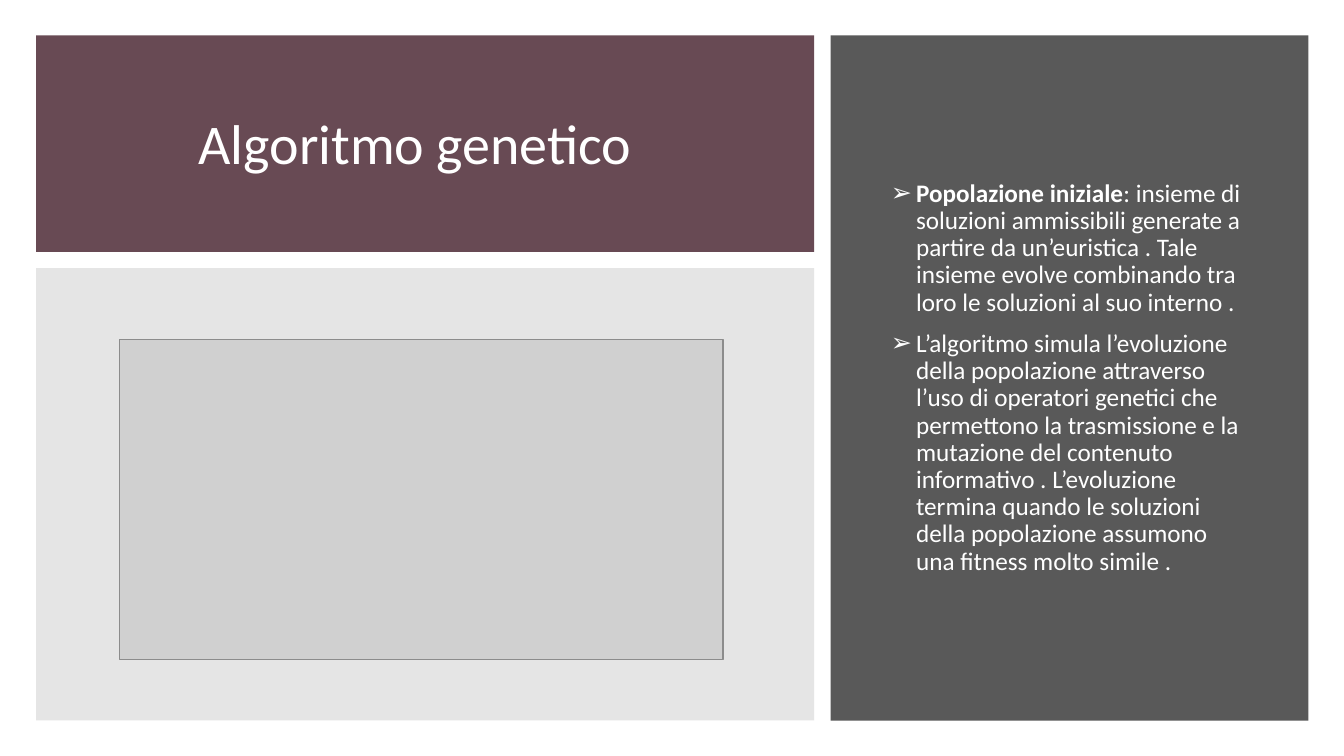
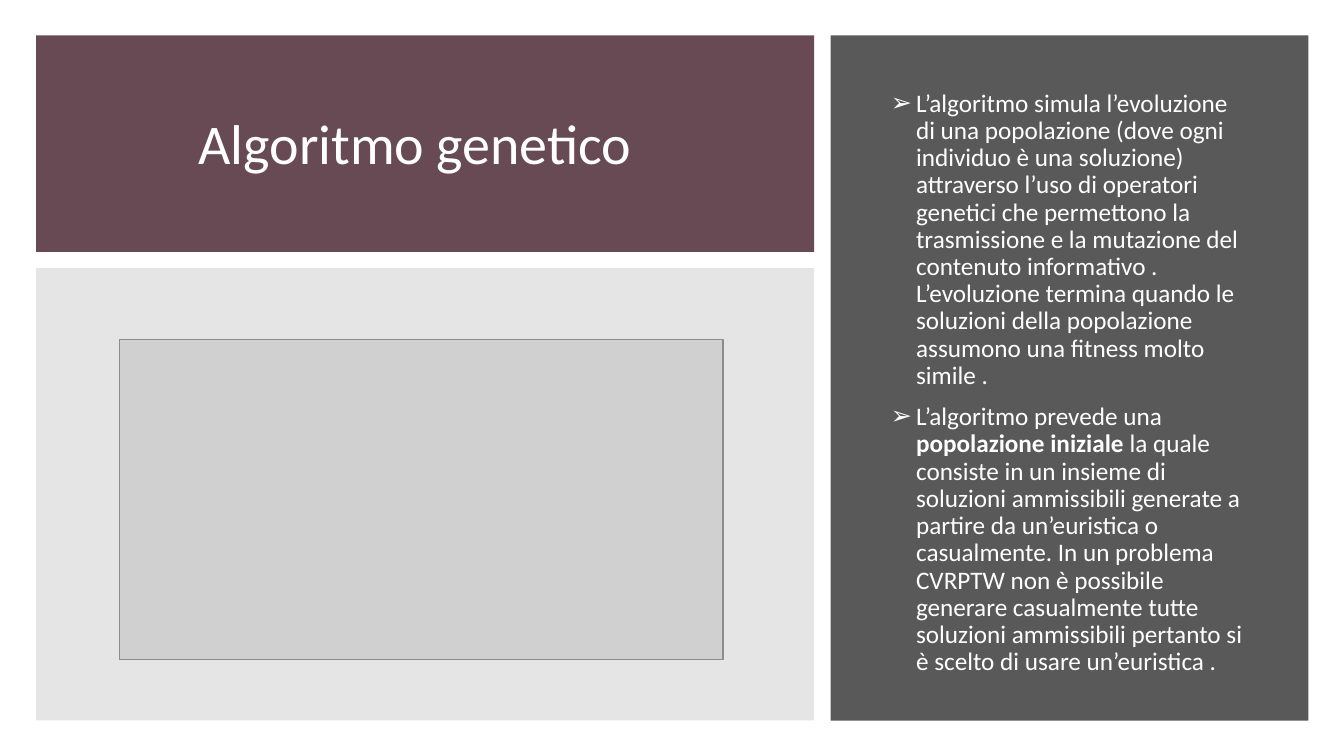
Before and after one commit to gdr-98/Greedy-heuristics-and-genetic-algorithm-for-a-CVRPTW-problem-resolution-, a slide deck: slide 6 of Power_point_nik.pptx (slide 4 before the commit). Drawn at 1344x756 pixels with LibreOffice and Linux fonts; fonts in the diff are those of the drawing; grey boxes stand for pictures. Boxes give left, top, right and bottom in pixels: in the first picture for what was removed or moved away, otherwise in the second. Text is boxed around its words. In the diff, an @@ line names an element or a change of style, - is before the commit and + after.

Commit message:
Add files via upload
Aggiunte slide sull'euristica e ridisposizione di alcune slide

```diff
--- a/Power_point_nik.pptx
+++ b/Power_point_nik.pptx
@@ text at [916,94,1242,670]: text changed @@
-➢ Popolazione iniziale: insieme di soluzioni ammissibili generate a partire da un’euristica . Tale insieme evolve combinando tra loro le soluzioni al suo interno .
-➢ L’algoritmo simula l’evoluzione della popolazione attraverso l’uso di operatori genetici che permettono la trasmissione e la mutazione del contenuto informativo . L’evoluzione termina quando le soluzioni della popolazione assumono una fitness molto simile .
+➢ L’algoritmo simula l’evoluzione di una popolazione (dove ogni individuo è una soluzione) attraverso l’uso di operatori genetici che permettono la trasmissione e la mutazione del contenuto informativo . L’evoluzione termina quando le soluzioni della popolazione assumono una fitness molto simile .
+➢ L’algoritmo prevede una popolazione iniziale la quale consiste in un insieme di soluzioni ammissibili generate a partire da un’euristica o casualmente. In un problema CVRPTW non è possibile generare casualmente tutte soluzioni ammissibili pertanto si è scelto di usare un’euristica .
```
Also in this commit, not shown: 14 other slides changed, 7 slides added, 3 slides removed.
